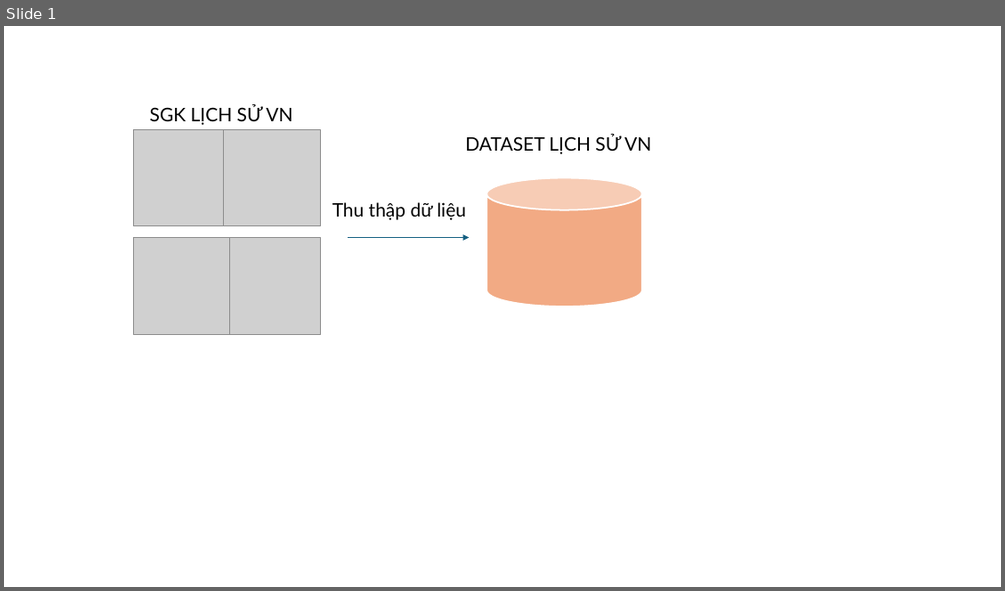
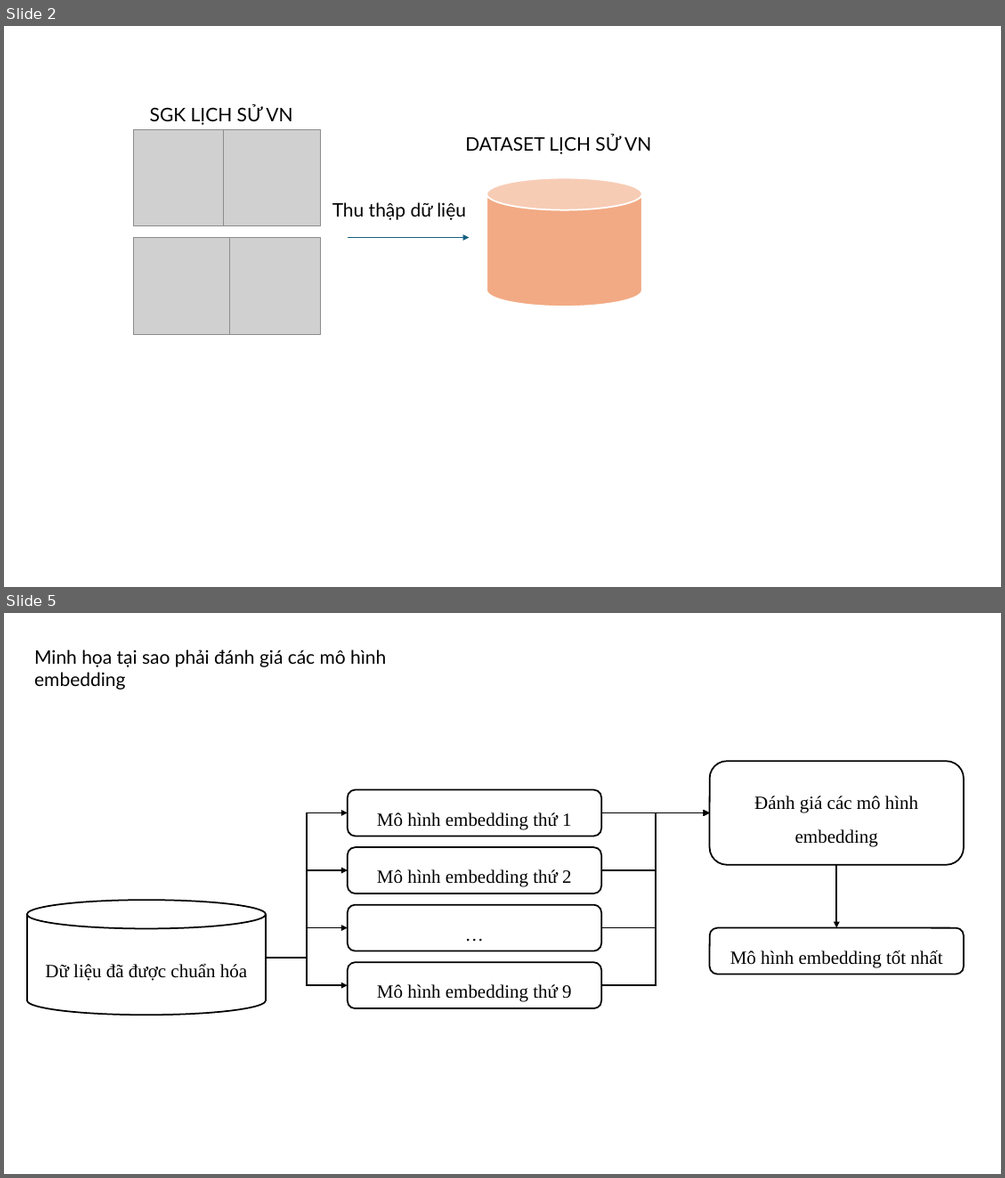
Before and after one commit to ngovanuc/Vietnamese_History_Chatbot, a slide deck: documents/hinh_ve_trong_cao_cao_do_an.pptx. Shown one above the other, each under a label of ours: slide 1 before the commit, slides 2 and 5 after it; the slides between them are not shown. The pictures are 1005x591 and 1005x1178 pixels, drawn with LibreOffice and Linux fonts; fonts in the diff are those of the drawing; grey boxes stand for pictures. Boxes give left, top, right and bottom in pixels: in the first picture for what was removed or moved away, otherwise in the second. Text is boxed around its words. In the diff, an @@ line names an element or a change of style, - is before the commit and + after.

```diff
--- a/documents/hinh_ve_trong_cao_cao_do_an.pptx
+++ b/documents/hinh_ve_trong_cao_cao_do_an.pptx
@@ slide 5 added at [4, 613, 1001, 1174], background #FFFFFF @@
@@ text added at [34, 649, 386, 667], 18 pt, text #000000 @@
+Minh họa tại sao phải đánh giá các mô hình embedding
@@ rounded rectangle added at [710, 761, 964, 865], fill #FFFFFF, outline #000000 1.5 pt, 18 pt, text #000000 @@
+Đánh giá các mô hình
+embedding
@@ rounded rectangle added at [348, 789, 601, 835], fill #FFFFFF, outline #000000 1.5 pt, 18 pt, text #000000 @@
+Mô hình embedding thứ 1
@@ elbow arrow added from (266, 957) to (348, 812), #000000 1.5 pt @@
@@ elbow arrow added from (601, 812) to (710, 812), #000000 1.5 pt @@
@@ elbow arrow added from (601, 870) to (710, 812), #000000 1.5 pt @@
@@ elbow arrow added from (601, 928) to (710, 812), #000000 1.5 pt @@
@@ elbow arrow added from (601, 985) to (710, 812), #000000 1.5 pt @@
@@ rounded rectangle added at [348, 847, 601, 893], fill #FFFFFF, outline #000000 1.5 pt, 18 pt, text #000000 @@
+Mô hình embedding thứ 2
@@ elbow arrow added from (266, 957) to (348, 870), #000000 1.5 pt @@
@@ arrow added from (836, 865) to (836, 928), #000000 1.5 pt @@
@@ cylinder added at [27, 900, 266, 1015], fill #FFFFFF, outline #000000 1.5 pt, 18 pt, text #000000 @@
+Dữ liệu đã được chuẩn hóa
@@ rounded rectangle added at [348, 905, 601, 951], fill #FFFFFF, outline #000000 1.5 pt, 18 pt, text #000000 @@
+…
@@ elbow arrow added from (266, 957) to (348, 928), #000000 1.5 pt @@
@@ rounded rectangle added at [710, 928, 964, 974], fill #FFFFFF, outline #000000 1.5 pt, 18 pt, text #000000 @@
+Mô hình embedding tốt nhất
@@ elbow arrow added from (266, 957) to (348, 985), #000000 1.5 pt @@
@@ rounded rectangle added at [348, 962, 601, 1008], fill #FFFFFF, outline #000000 1.5 pt, 18 pt, text #000000 @@
+Mô hình embedding thứ 9
@@ what was slide 1 is now slide 2 @@
```
Also in this commit, not shown: 3 other slides added, 1 other file.
